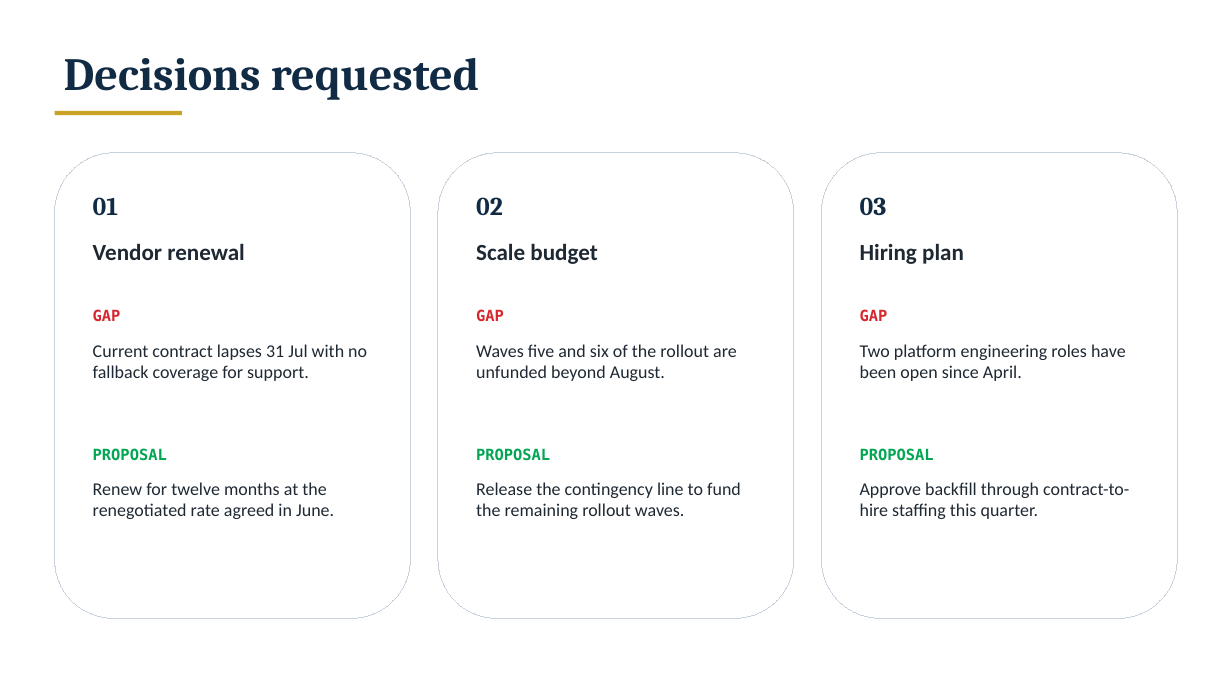
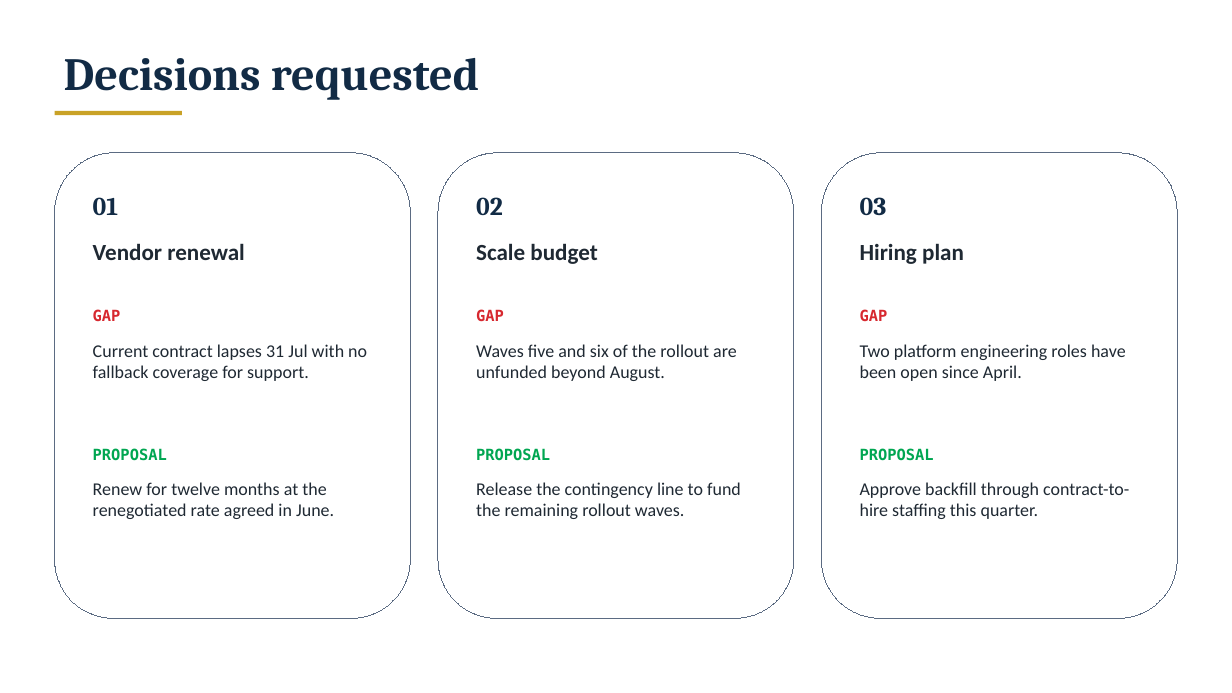
Before and after one commit to dto-vng/weprompt, a slide deck: slide 6 of packages/desktop/resources/presentation-templates/monthly-steerco.pptx. Drawn at 1232x693 pixels with LibreOffice and Linux fonts; fonts in the diff are those of the drawing. Boxes give left, top, right and bottom in pixels: in the first picture for what was removed or moved away, otherwise in the second. Text is boxed around its words. In the diff, an @@ line names an element or a change of style, - is before the commit and + after.

Commit message:
fix(presentation): use palette color for steerco decision card borders

```diff
--- a/packages/desktop/resources/presentation-templates/monthly-steerco.pptx
+++ b/packages/desktop/resources/presentation-templates/monthly-steerco.pptx
@@ outline #C9D2DD 0.75 pt to #5B6B82 0.75 pt in 3 elements at box(438, 152, 794, 618), box(822, 152, 1177, 618), box(55, 152, 410, 618) @@
```
Also in this commit, not shown: 1 other file.
